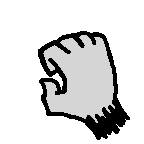
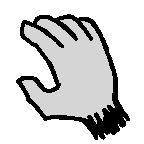
Layered file, before and after one edit (144 x 144). Changes by layer:
added group "ready" with 2 layers above "Paint Layer 89" over 16, 14, 130, 140
added layer "Paint Layer 1" (1st of 2, in "ready") in group "ready" over 16, 14, 130, 140
added layer "Paint Layer 79" (1st of 2, in "ready") in group "ready" over 16, 14, 130, 140
hid group "grab" (2 layers) over 16, 14, 130, 140
